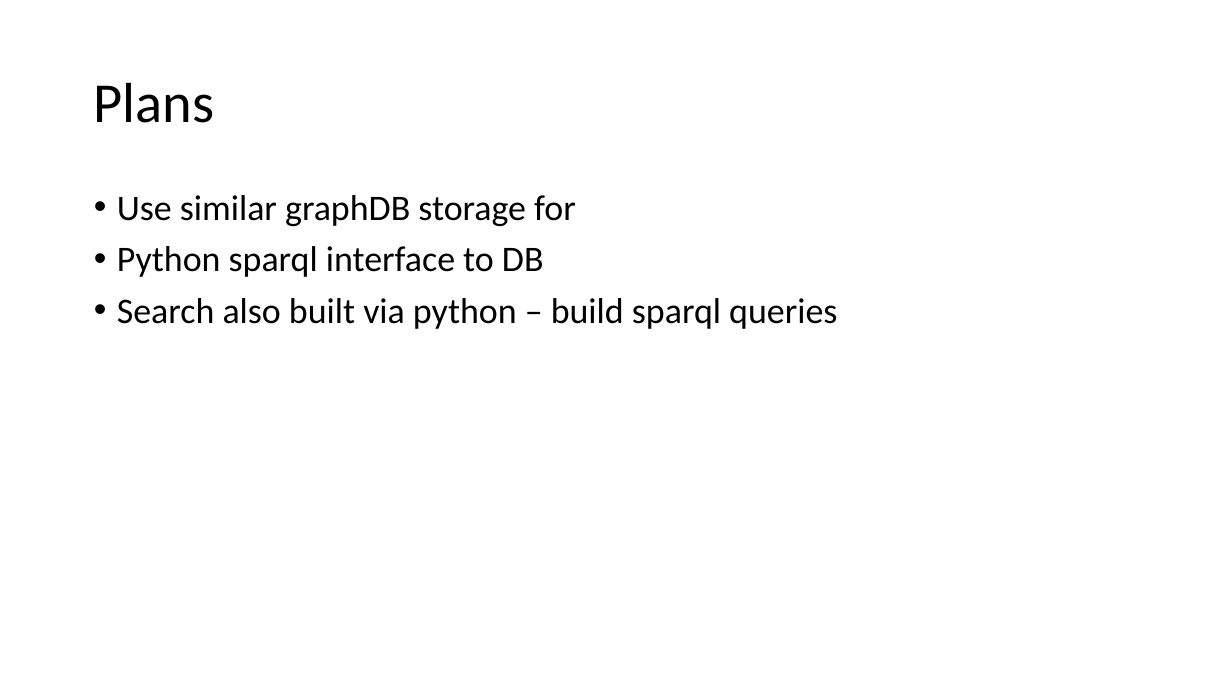
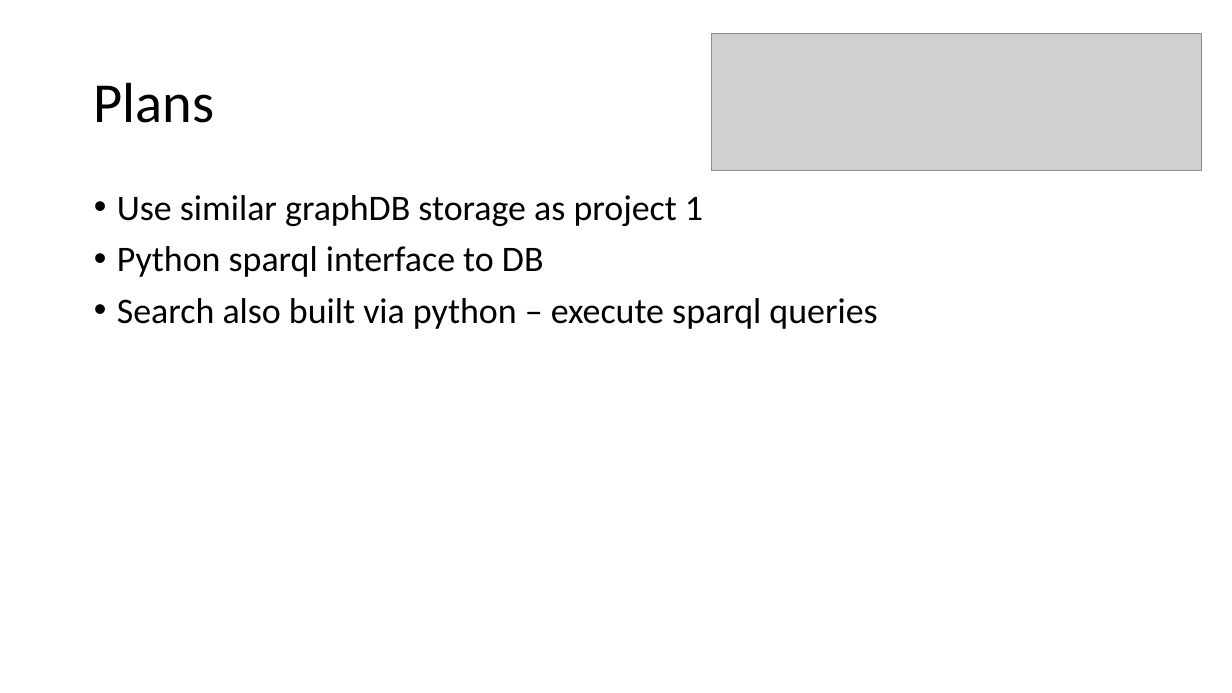
Before and after one commit to dcsouthwick/WebSemantique, a slide deck: slide 4 of tp2/Presentation.odp (slide 3 before the commit). Drawn at 1232x693 pixels with LibreOffice and Linux fonts; fonts in the diff are those of the drawing; grey boxes stand for pictures; background and template pictures are left out. Boxes give left, top, right and bottom in pixels: in the first picture for what was removed or moved away, otherwise in the second. Text is boxed around its words. In the diff, an @@ line names an element or a change of style, - is before the commit and + after.

```diff
--- a/tp2/Presentation.odp
+++ b/tp2/Presentation.odp
@@ picture added at [712, 33, 1202, 171] @@
@@ text at [117, 195, 703, 226]: text changed @@
-• Use similar graphDB storage for
+• Use similar graphDB storage as project 1
@@ text at [117, 298, 877, 329]: text changed @@
-• Search also built via python – build sparql queries
+• Search also built via python – execute sparql queries
```
Also in this commit, not shown: 1 other slide changed, 1 slide added, 1 other file.
